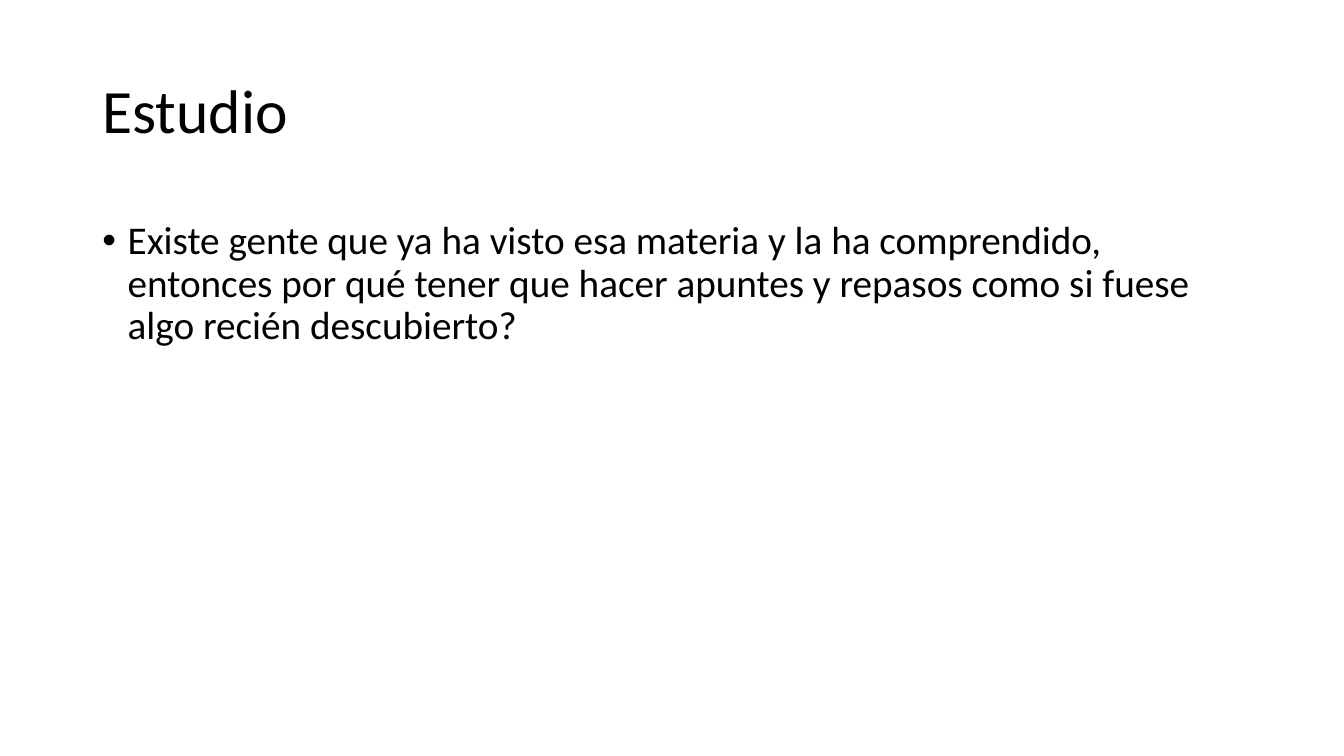
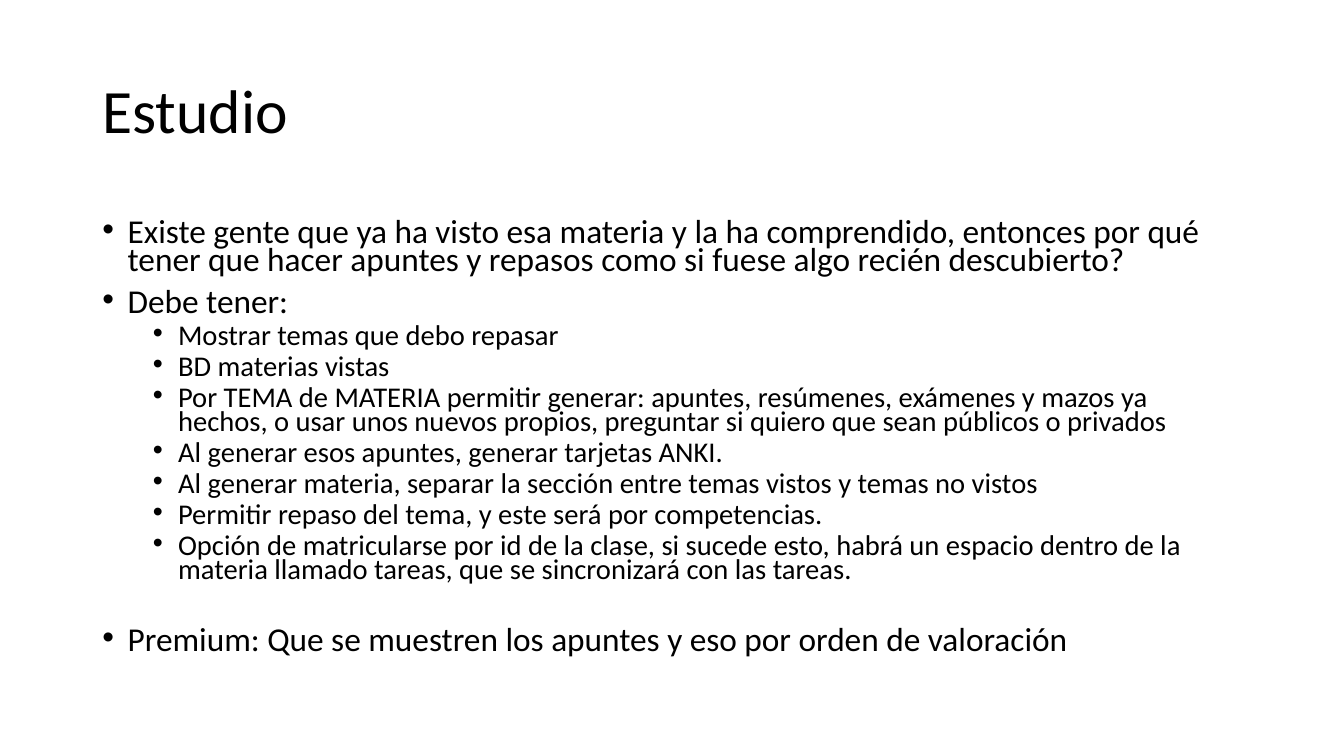
Before and after one commit to juanchitololxd/Portfolio, a slide deck: slide 5 of JL/documents/JL.pptx (slide 3 before the commit). Drawn at 1344x756 pixels with LibreOffice and Linux fonts; fonts in the diff are those of the drawing. Boxes give left, top, right and bottom in pixels: in the first picture for what was removed or moved away, otherwise in the second. Text is boxed around its words. In the diff, an @@ line names an element or a change of style, - is before the commit and + after.

```diff
--- a/JL/documents/JL.pptx
+++ b/JL/documents/JL.pptx
@@ text at <box>128,220,1200,277</box>: size 28 to 23.8 pt in "Existe gente que ya ha visto esa ..."; line spacing 0.9 to 0.7 @@
@@ text at <box>128,290,1180,657</box>: paragraphs added @@
+• Debe tener:
+  • Mostrar temas que debo repasar
+  • BD materias vistas
+  • Por TEMA de MATERIA permitir generar: apuntes, resúmenes, exámenes y mazos ya hechos, o usar unos nuevos propios, preguntar si quiero que sean públicos o privados
+  • Al generar esos apuntes, generar tarjetas ANKI.
+  • Al generar materia, separar la sección entre temas vistos y temas no vistos
+  • Permitir repaso del tema, y este será por competencias.
+  • Opción de matricularse por id de la clase, si sucede esto, habrá un espacio dentro de la materia llamado tareas, que se sincronizará con las tareas.
+• Premium: Que se muestren los apuntes y eso por orden de valoración
```
Also in this commit, not shown: 1 other slide changed, 5 slides added, 23 other files.
